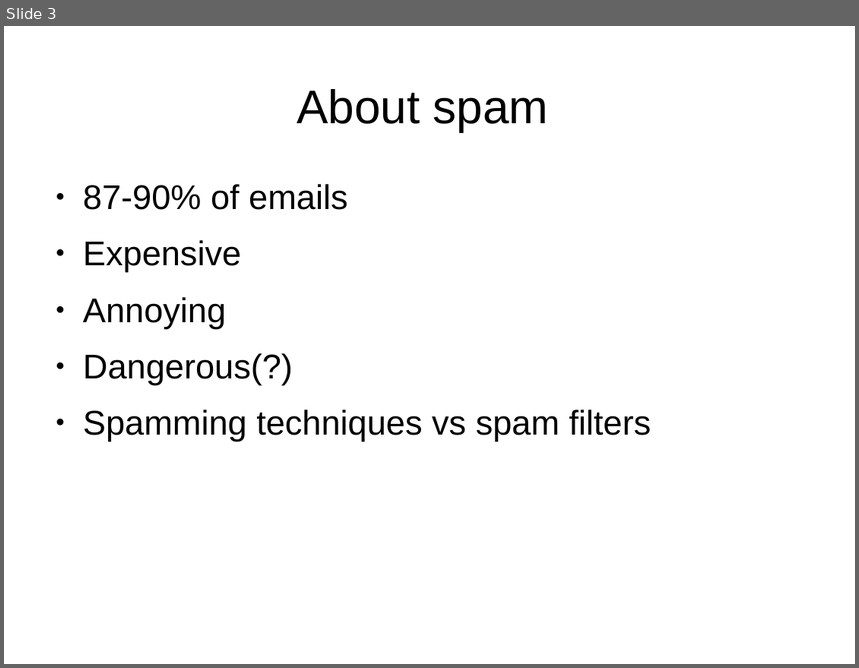
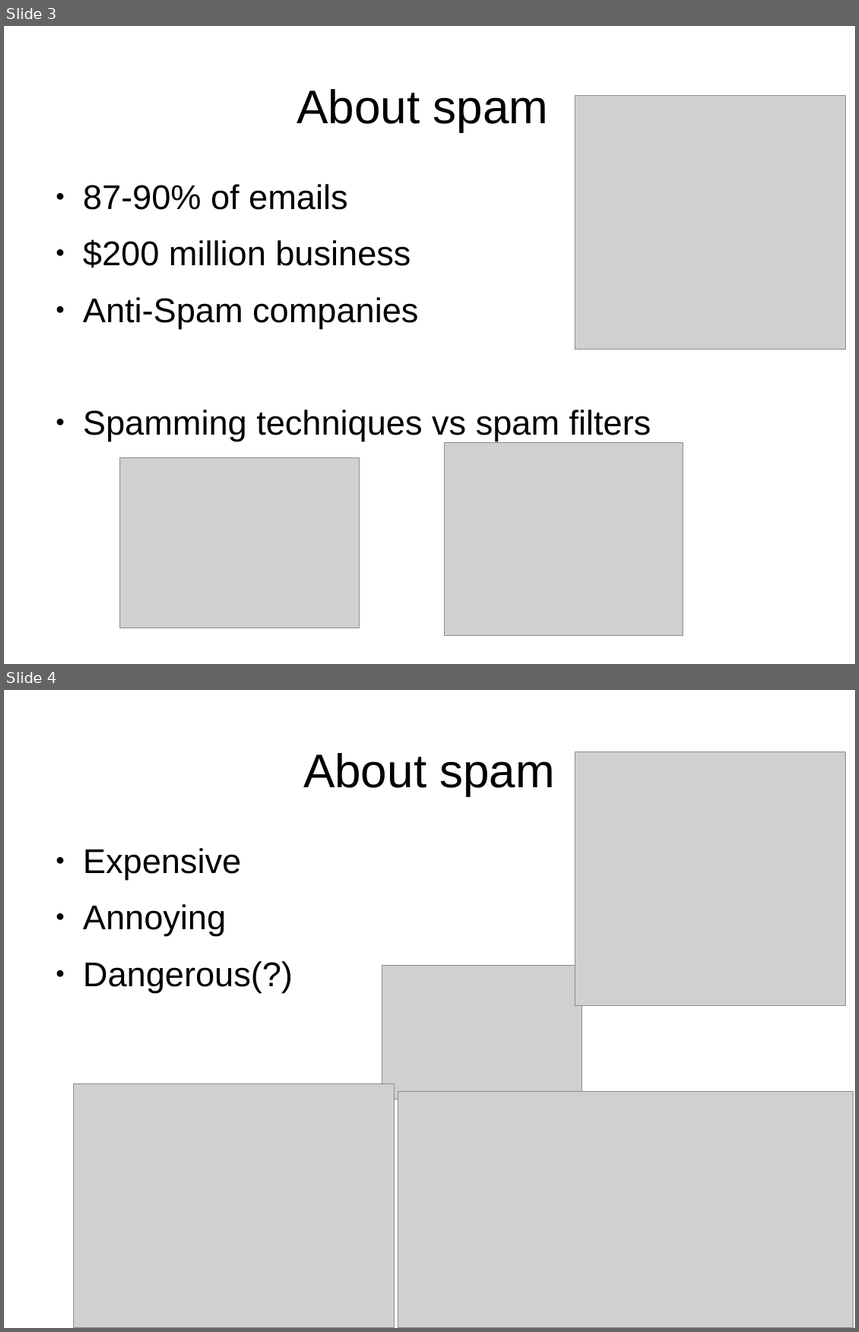
Before and after one commit to Sekvens/MachineLearning, a slide deck: project/presentation/presentation.odp. Shown one above the other, each under a label of ours: slide 3 before the commit, slides 3 and 4 after it. The pictures are 859x668 and 859x1332 pixels, drawn with LibreOffice and Linux fonts; fonts in the diff are those of the drawing; grey boxes stand for pictures. Boxes give left, top, right and bottom in pixels: in the first picture for what was removed or moved away, otherwise in the second. Text is boxed around its words. In the diff, an @@ line names an element or a change of style, - is before the commit and + after.

Commit message:
Added pictures to most slides. Broken some slides into two different slides. Small typograpy fixes and other things.

```diff
--- a/project/presentation/presentation.odp
+++ b/project/presentation/presentation.odp
@@ slide 4 added at (4,690,855,1328), background #FFFFFF @@
@@ title added at (303,753,555,796), 44 pt, text #000000 @@
+About spam
@@ picture added at (576,752,846,1006) @@
@@ text added at (83,848,293,992), 32 pt, text #000000 @@
+● Expensive
+● Annoying
+● Dangerous(?)
@@ picture added at (382,965,582,1100) @@
@@ picture added at (73,1084,395,1328) @@
@@ picture added at (398,1091,854,1328) @@
@@ slide 3 changed as well @@
@@ title "About spam" at (297,89,549,132): highlight #FFFFFF to none @@
@@ picture added at (576,95,846,350) @@
@@ text at (83,184,652,442): highlight #FFFFFF to none in "87-90% of emails", "Spamming techniques vs spam filters" @@
@@ text at (83,240,418,328): text changed @@
-● Expensive
-● Annoying
-● Dangerous(?)
+● $200 million business
+● Anti-Spam companies
@@ picture added at (120,458,360,629) @@
@@ picture added at (444,443,683,636) @@
```
Also in this commit, not shown: 6 other slides changed, 3 other slides added.
